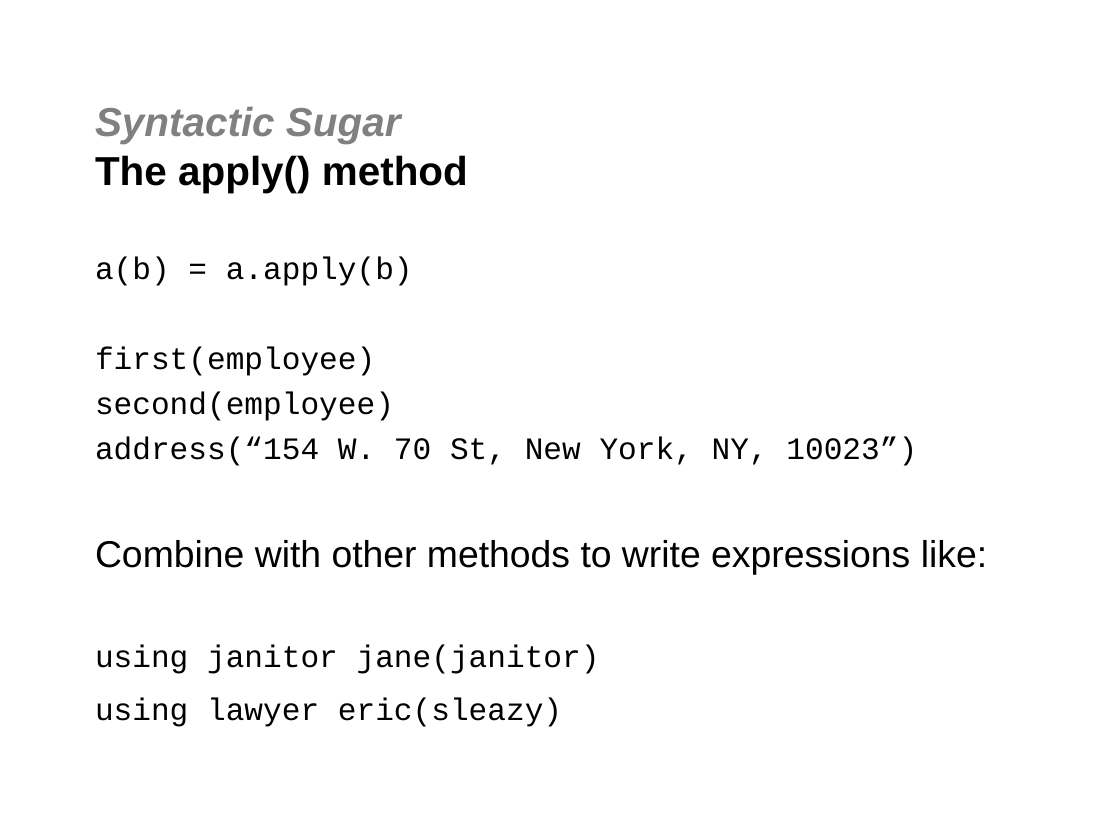
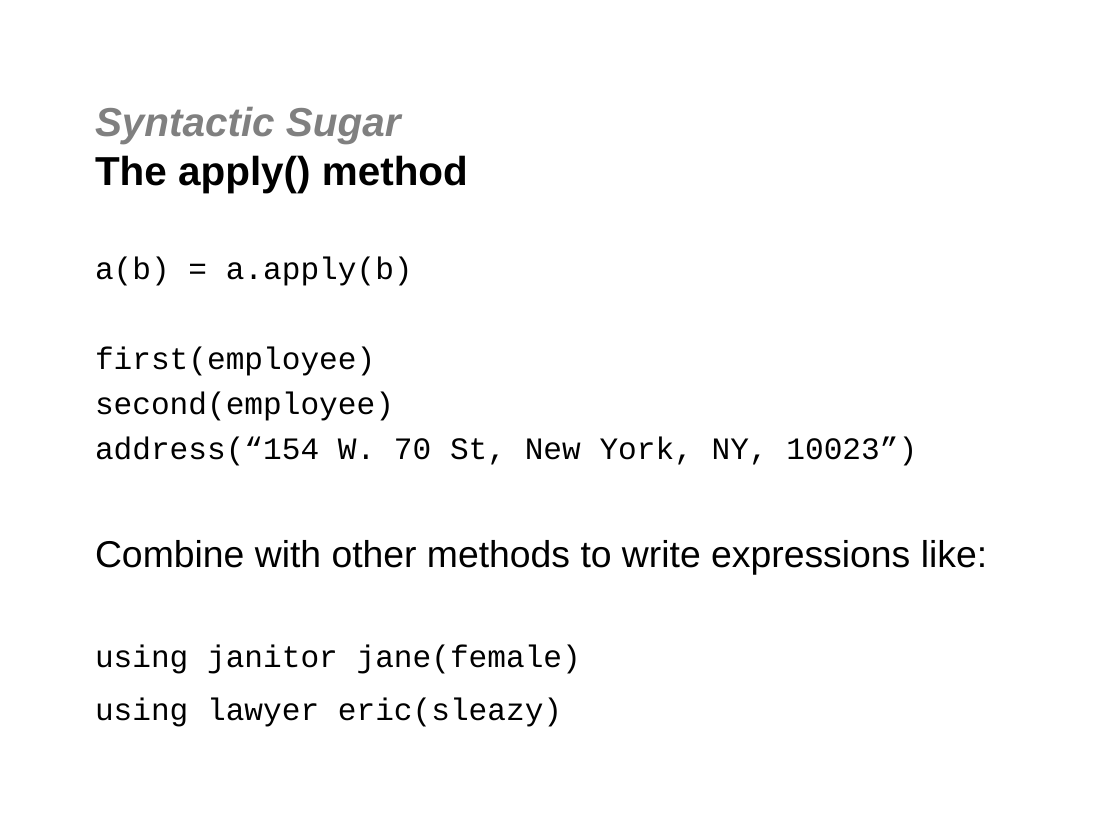
Before and after one commit to jgoodsen/agile2010, a slide deck: slide 43 of 03-scala.ppt (slide 41 before the commit). Drawn at 1120x840 pixels with LibreOffice and Linux fonts; fonts in the diff are those of the drawing; background and template pictures are left out. Boxes give left, top, right and bottom in pixels: in the first picture for what was removed or moved away, otherwise in the second. Text is boxed around its words. In the diff, an @@ line names an element or a change of style, - is before the commit and + after.

```diff
--- a/03-scala.ppt
+++ b/03-scala.ppt
@@ text at box(95, 645, 581, 674): text changed @@
-using janitor jane(janitor)
+using janitor jane(female)
```
Also in this commit, not shown: 5 other slides changed, 3 slides added, 2 slides removed, 10 other files.
